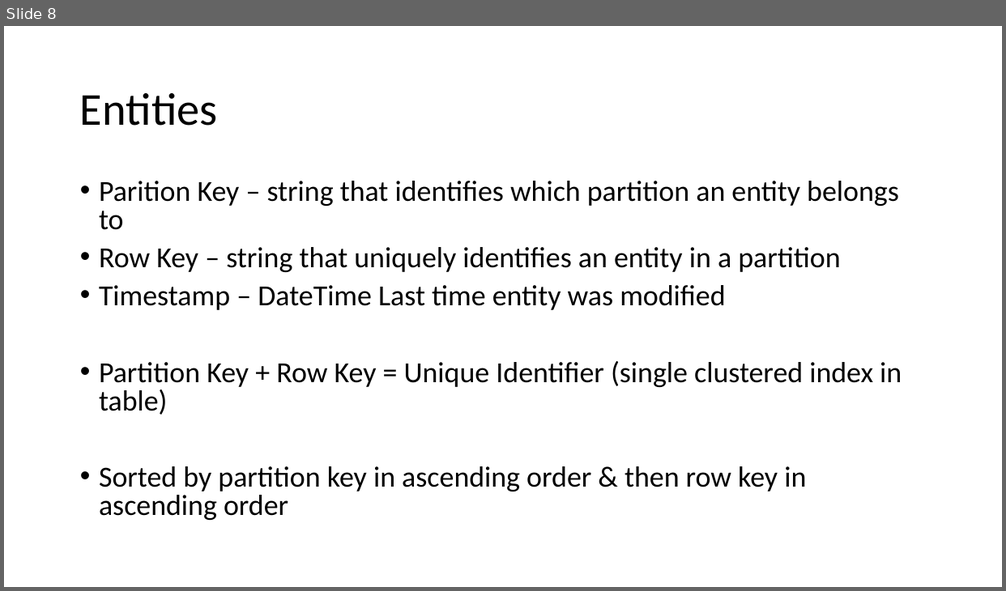
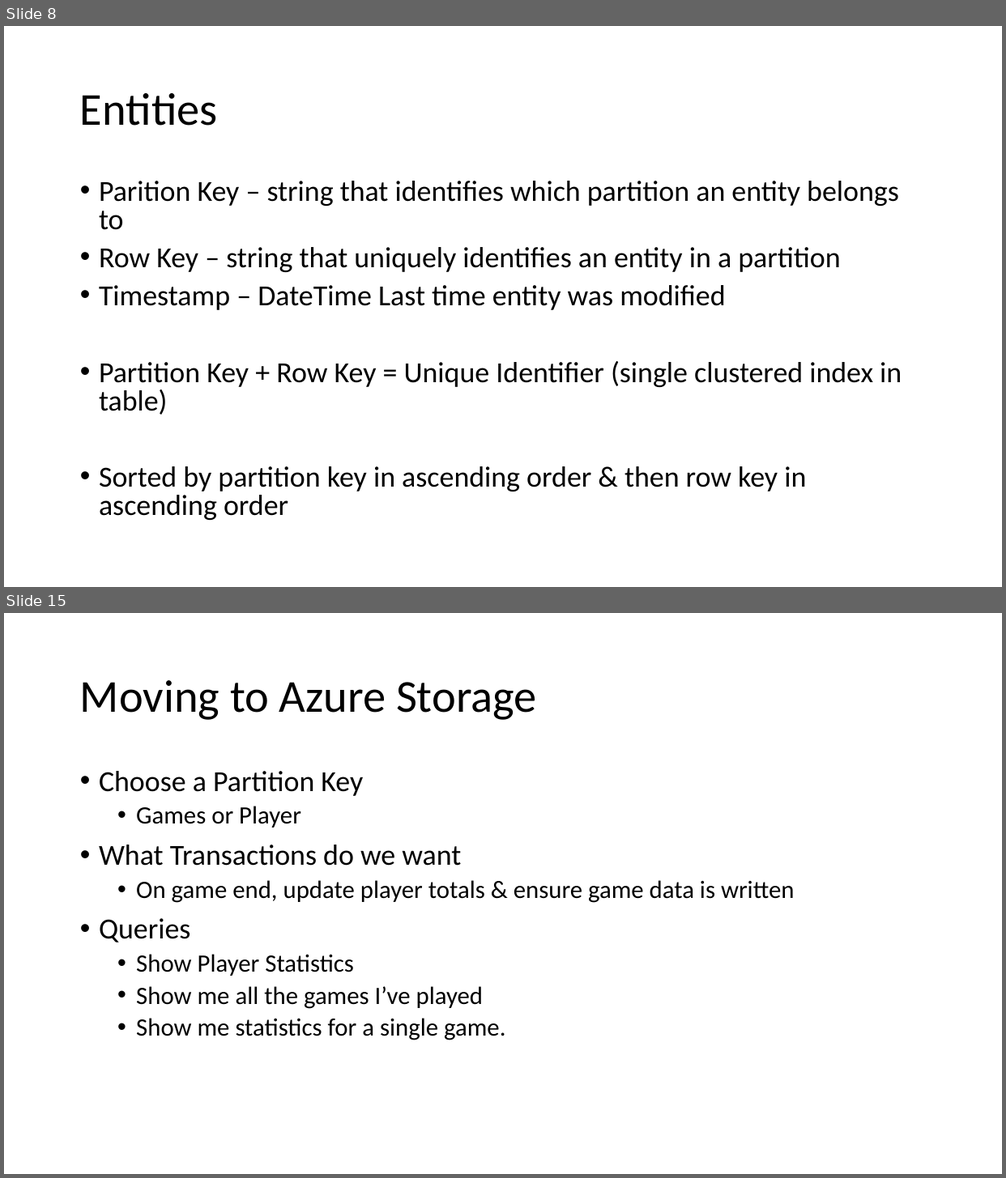
Before and after one commit to CaitieM20/DotNetConf, a slide deck: Patterns & Best Practices For Moving From RDBMS to Azure Storage.pptx. Shown one above the other, each under a label of ours: slide 8 before the commit, slides 8 and 15 after it; the slides between them are not shown. The pictures are 1006x591 and 1006x1178 pixels, drawn with LibreOffice and Linux fonts; fonts in the diff are those of the drawing. Boxes give left, top, right and bottom in pixels: in the first picture for what was removed or moved away, otherwise in the second. Text is boxed around its words. In the diff, an @@ line names an element or a change of style, - is before the commit and + after.

```diff
--- a/Patterns & Best Practices For Moving From RDBMS to Azure Storage.pptx
+++ b/Patterns & Best Practices For Moving From RDBMS to Azure Storage.pptx
@@ slide 15 added at box(4, 613, 1002, 1174), background #FFFFFF @@
@@ title added at box(80, 680, 537, 720), 44 pt, text #000000 @@
+Moving to Azure Storage
@@ text added at box(99, 771, 794, 1041), 24 pt, text #000000 @@
+• Choose a Partition Key
+  • Games or Player
+• What Transactions do we want
+  • On game end, update player totals & ensure game data is written
+• Queries
+  • Show Player Statistics
+  • Show me all the games I’ve played
+  • Show me statistics for a single game.
```
Also in this commit, not shown: 18 other slides added.
